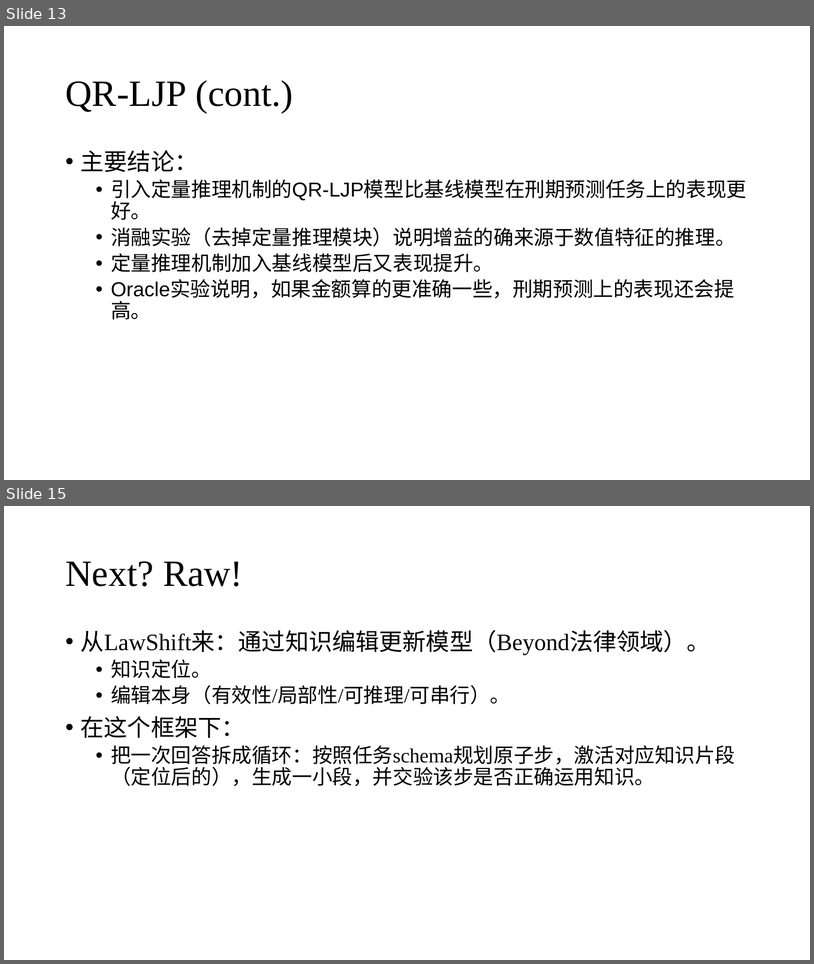
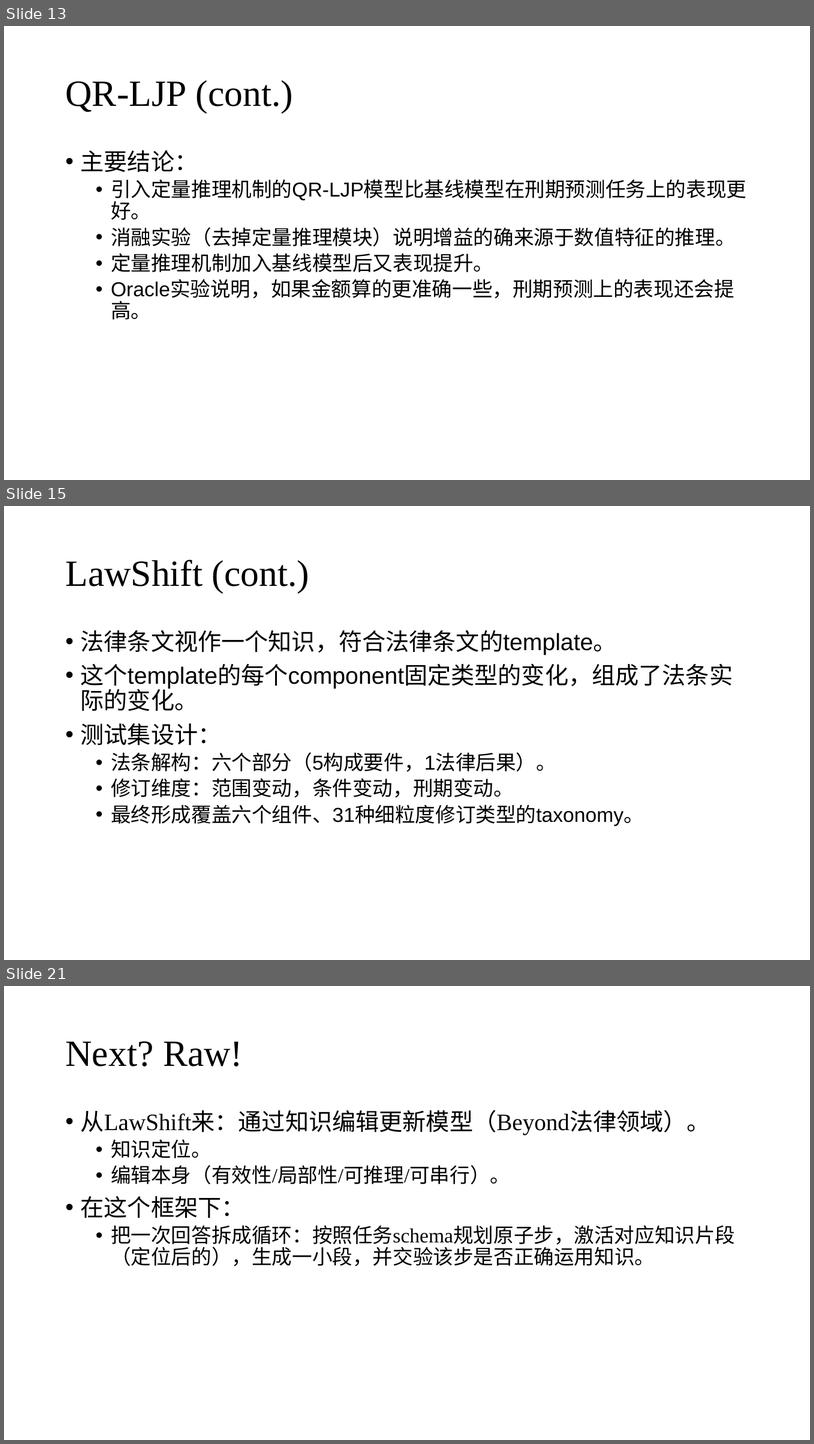
Before and after one commit to zhuohan9036/research_general_materials, a slide deck: legal_ai/20251107_intro_legal_ai_works.pptx. Shown one above the other, each under a label of ours: slides 13 and 15 before the commit, slides 13, 15 and 21 after it; the slides between them are not shown. The pictures are 814x964 and 814x1444 pixels, drawn with LibreOffice and Linux fonts; fonts in the diff are those of the drawing. Boxes give left, top, right and bottom in pixels: in the first picture for what was removed or moved away, otherwise in the second. Text is boxed around its words. In the diff, an @@ line names an element or a change of style, - is before the commit and + after.

```diff
--- a/legal_ai/20251107_intro_legal_ai_works.pptx
+++ b/legal_ai/20251107_intro_legal_ai_works.pptx
@@ slide 15 added at box(4, 506, 810, 960), background #FFFFFF @@
@@ title added at box(65, 559, 309, 592), 44 pt, text #000000 @@
+LawShift (cont.)
@@ text added at box(81, 630, 734, 826), 28 pt, text #000000 @@
+• 法律条文视作一个知识，符合法律条文的template。
+• 这个template的每个component固定类型的变化，组成了法条实际的变化。
+• 测试集设计：
+  • 法条解构：六个部分（5构成要件，1法律后果）。
+  • 修订维度：范围变动，条件变动，刑期变动。
+  • 最终形成覆盖六个组件、31种细粒度修订类型的taxonomy。
@@ what was slide 15 is now slide 21 @@
```
Also in this commit, not shown: 1 slide changed, 5 other slides added, 1 other file.
